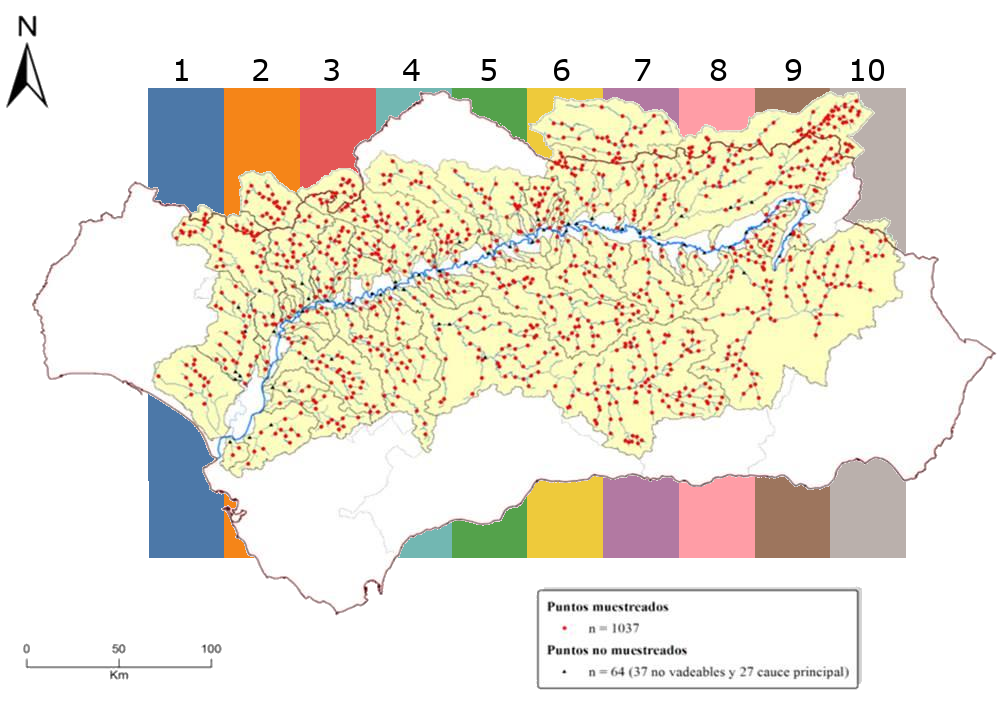
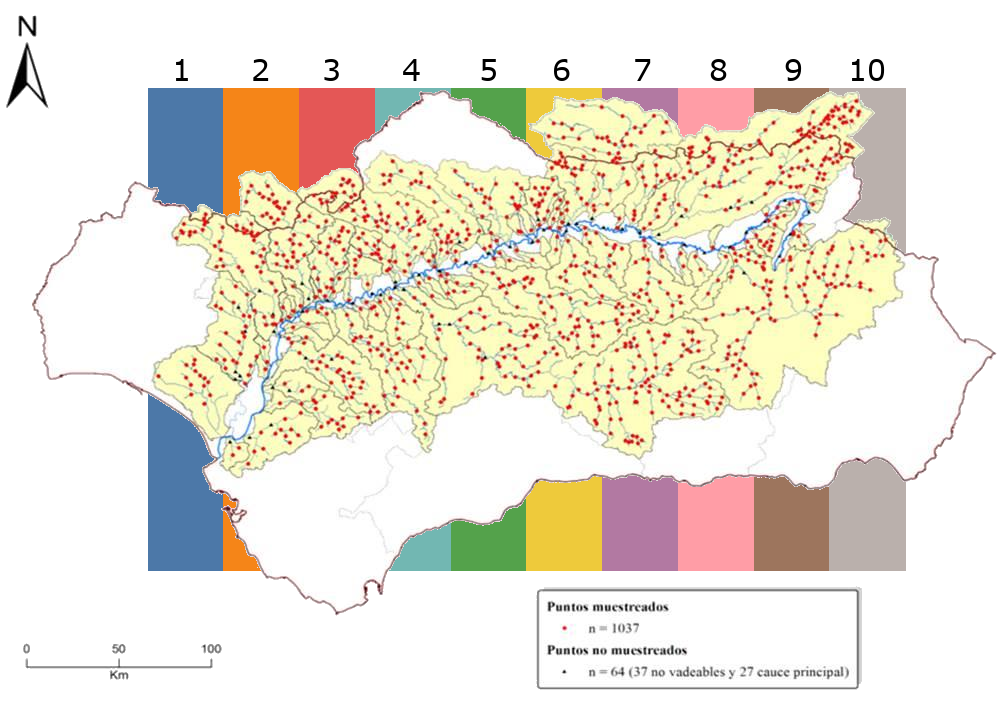
Before/after of a 999x705 layered artwork. What changed in the layer stack:
renamed "green #2" to "green copy", painted on it over left=148, top=88, right=906, bottom=571
